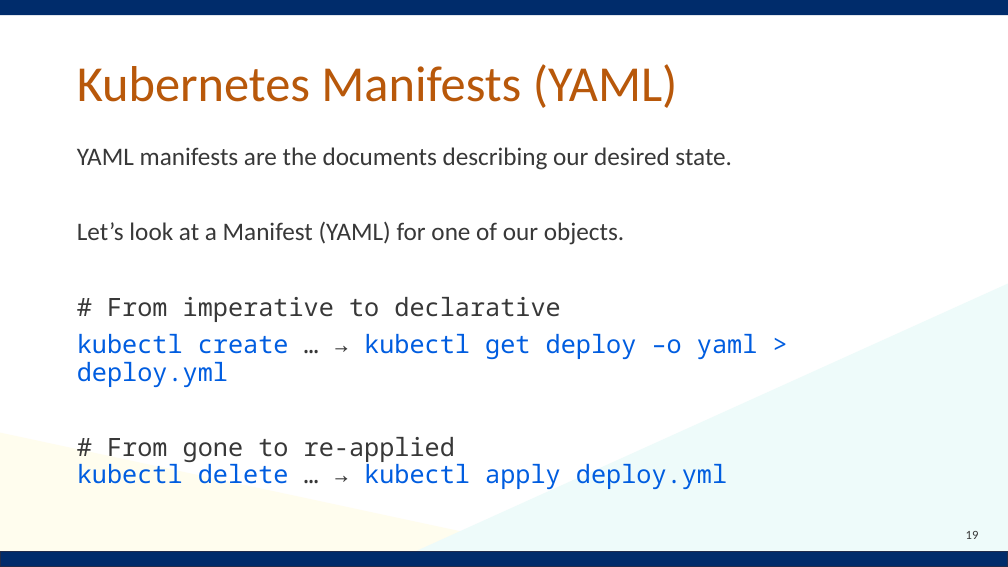
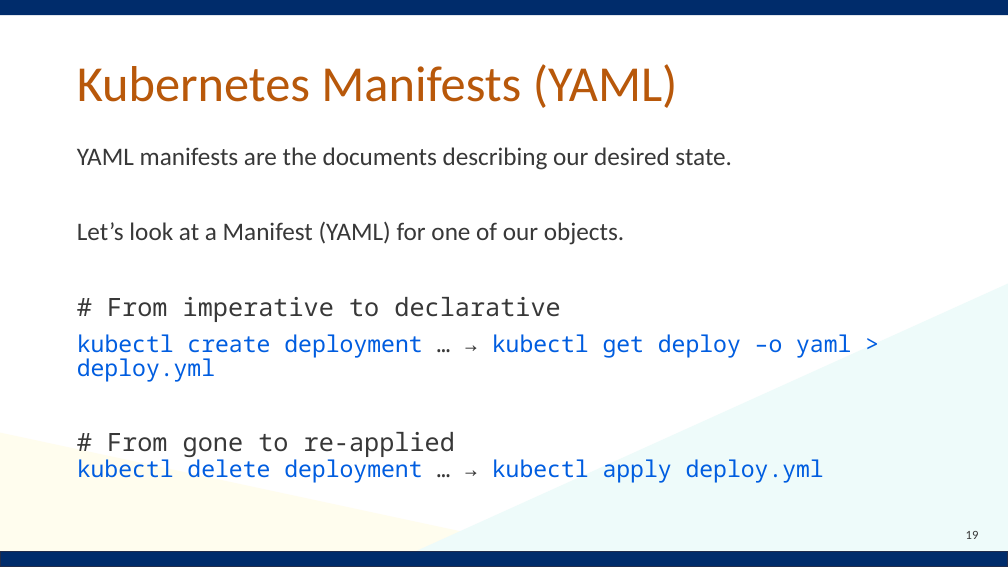
Before and after one commit to Notalib/workshop-kubernetes, a slide deck: slide 19 of Kubernetes_workshop.pptx. Drawn at 1008x567 pixels with LibreOffice and Linux fonts; fonts in the diff are those of the drawing; background and template pictures are left out. Boxes give left, top, right and bottom in pixels: in the first picture for what was removed or moved away, otherwise in the second. Text is boxed around its words. In the diff, an @@ line names an element or a change of style, - is before the commit and + after.

Commit message:
chore: update pptx

```diff
--- a/Kubernetes_workshop.pptx
+++ b/Kubernetes_workshop.pptx
@@ text at [77,334,851,483]: text changed; size 24 to 22 pt @@
-kubectl create … → kubectl get deploy –o yaml > deploy.yml
-# From gone to re-applied
-kubectl delete … → kubectl apply deploy.yml
+kubectl create deployment … → kubectl get deploy –o yaml > deploy.yml
+# From gone to re-applied
+kubectl delete deployment … → kubectl apply deploy.yml
```
Also in this commit, not shown: 3 other slides changed, 1 slide added, 1 slide removed.
